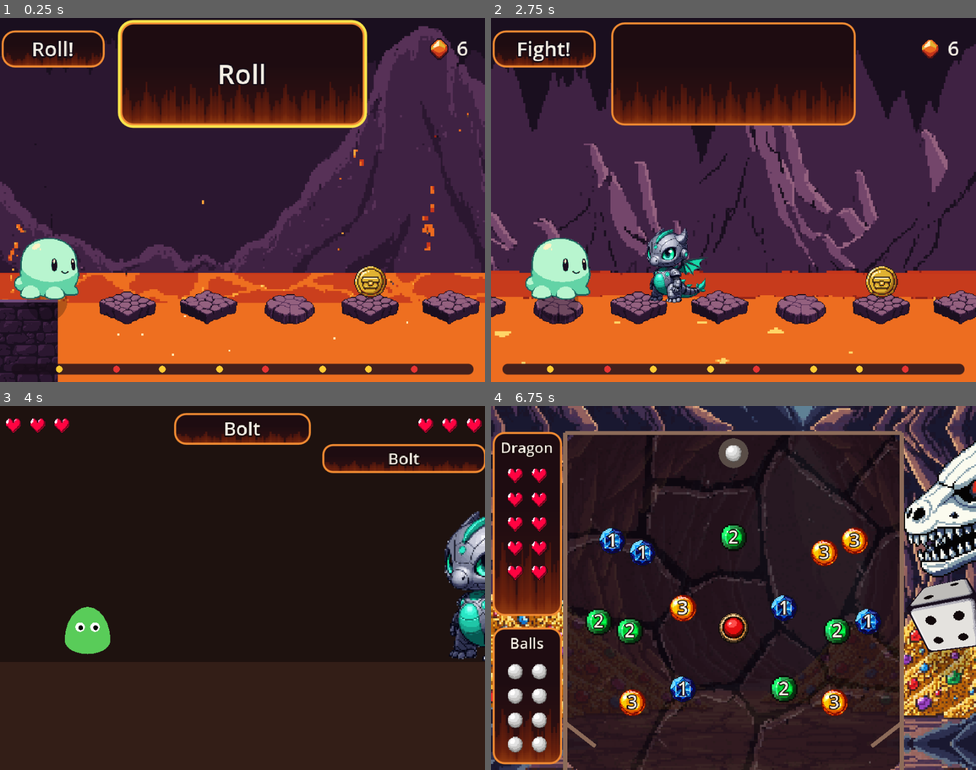
Above: before the commit, frames 1-4 (two rows, left to right).
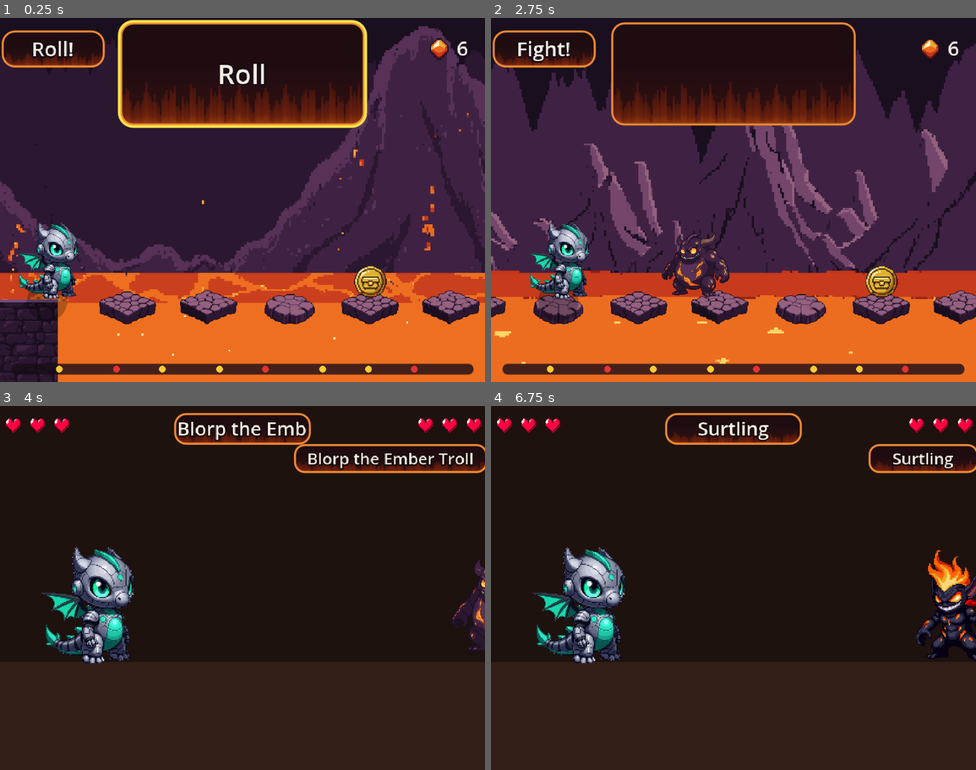
Above: after the commit, the same moments.

Repository: OmegaSyrus/Acorn-Mathematics
Game: Godot game, scene res://tools/stills/screens.tscn
The game is run twice, just before and just after one commit, with the same random seed, the same clock (stepped at 60 frames per second) and the same inputs. This scene is started directly instead of the project's main scene.
Inputs (mouse positions are in pixels of both pictures, inside the frame that each line leads up to):
- Up to frame 1 (0.25 s): no input
- Up to frame 2 (2.75 s): tap Enter at 0.5 s; move the mouse to (840, 181) at 0.52 s; hold Right (move_right) 0.53-1.25 s; tap Space (pick) at 0.6 s; click (840, 181) at 0.67 s; drag from (636, 218) to (709, 272) at 1.27 s; move the mouse to (782, 119) at 2.02 s; hold Right (move_right) from 2.03 s (still down); tap Y at 2.1 s
- Up to frame 3 (4 s): release Right (move_right) at 2.75 s; drag from (218, 660) to (97, 533) at 2.77 s; move the mouse to (388, 642) at 3.52 s; hold Left (move_left) from 3.53 s (still down); tap Backspace at 3.6 s
- Up to frame 4 (6.75 s): release Left (move_left) at 4.25 s; drag from (588, 533) to (660, 497) at 4.27 s; move the mouse to (757, 588) at 5.02 s; hold Escape (back) 5.03-5.75 s; tap R (repeat) at 5.1 s; click (757, 588) at 5.17 s; drag from (660, 497) to (636, 606) at 5.77 s; move the mouse to (840, 569) at 6.52 s; hold Up (move_up) from 6.53 s (still down); tap Enter at 6.6 s

The runs differ from the first frame. In frame 1, 2.1% of the frame differs, in the area x 2-17%, y 56-78%; in frame 2, 4.2%; in frame 3, 7.6%; in frame 4, 41%, in the area x 0-100%, y 0-100%.

Commit message:
Robot dragon is the hero; Blorp is back; Lava Caves enemies
- The robot dragon replaces the slime on the crossing (facing right, hop
  done as squash, stretch and tilt of one sprite) and in combat
- Blorp is the crossing enemy again; Surtling and Craggy the Stone Troll
  take the other two monster spaces
- New PixelLab art: Craggy, Surtling, the Surtling Chief miniboss, and a
  mimic chest, all wired into the fight screen
- The enemy name box grows to fit the name
- screens.tscn saves a combat still for each Lava Caves fighter

Co-Authored-By: Claude Opus 5.5 <noreply@anthropic.com>
Claude-Session: https://claude.ai/code/session_014STuJBJdmAYeghoR3d6snc

Diff:
--- a/content/areas/lava_scroll.json
+++ b/content/areas/lava_scroll.json
@@ -9,12 +9,12 @@
   "chest_gems": [2, 4],
   "spaces": [
     { "at": 4, "type": "chest" },
-    { "at": 9, "type": "monster", "monster": "bolt" },
+    { "at": 9, "type": "monster", "monster": "blorp" },
     { "at": 13, "type": "chest" },
     { "at": 18, "type": "chest" },
-    { "at": 22, "type": "monster", "monster": "bolt" },
+    { "at": 22, "type": "monster", "monster": "surtling" },
     { "at": 27, "type": "chest" },
     { "at": 31, "type": "chest" },
-    { "at": 35, "type": "monster", "monster": "bolt" }
+    { "at": 35, "type": "monster", "monster": "craggy" }
   ]
 }
--- a/game/fight/fight_screen.gd
+++ b/game/fight/fight_screen.gd
@@ -28,20 +28,24 @@
 const SHIELD_GAP := 160.0
 
 const INK := Color(0.96, 0.94, 0.9)
-## Monster art and the scale it is drawn at. Bolt is drawn at twice its
-## pixel size so its pixels stay square.
+## Monster art and the scale it is drawn at.
 const MONSTER_ART := {
-	"bolt": ["res://art/lava/robodragon.png", 2.0],
 	"blorp": ["res://art/lava/blorp-idle.png", 0.95],
-	"craggy": ["res://art/lava/blorp-idle-alt.png", 0.95],
+	"craggy": ["res://art/lava/craggy.png", 1.0],
+	"surtling": ["res://art/lava/surtling.png", 1.4],
+	"mimic": ["res://art/lava/mimic.png", 1.4],
+	"lava_miniboss": ["res://art/lava/surtling-chief.png", 1.05],
 }
+## The hero: the robot dragon, facing the monster on the right.
+const HERO_TEX := preload("res://art/lava/robodragon.png")
+const HERO_ART_SCALE := 1.5
 const HEART_TEX := preload("res://art/ui/heart.png")
 const HEART_EMPTY_TEX := preload("res://art/ui/heart-empty.png")
 const SHIELD_TEX := preload("res://art/ui/shield.png")
 const SHIELD_ART_SCALE := 1.2
-const NAME_BOX := Rect2(600, 58, 240, 40)
+const NAME_RIGHT := 842.0   # the name box hugs the right edge of the safe area
+const NAME_Y := 58.0
 const MONSTER_COLORS := {
-	"bolt": Color(0.5, 0.55, 0.6),
 	"blorp": Color(0.85, 0.35, 0.12),
 	"craggy": Color(0.5, 0.48, 0.45),
 	"mimic": Color(0.55, 0.33, 0.12),
@@ -276,8 +280,11 @@
 	_draw_hearts(Vector2(140, 30), fight.hero_hearts, 3)
 	_draw_hearts(Vector2(824 - 36 * (fight.monster_max_hearts - 1), 30), fight.monster_hearts, fight.monster_max_hearts)
 	# the enemy's name in a fiery box, top right under its hearts
-	RoundBox.fire(self, NAME_BOX, _t, 14.0)
-	_outlined(font, NAME_BOX.position + Vector2(0, 29), Monsters.name_of(fight.monster_id), NAME_BOX.size.x, 24)
+	var name := Monsters.name_of(fight.monster_id)
+	var w := maxf(160.0, font.get_string_size(name, HORIZONTAL_ALIGNMENT_LEFT, -1, 24).x + 36.0)
+	var box := Rect2(NAME_RIGHT - w, NAME_Y, w, 40)
+	RoundBox.fire(self, box, _t, 14.0)
+	_outlined(font, box.position + Vector2(0, 29), name, box.size.x, 24)
 	_draw_target(font)
 	_draw_hero(HERO_POS + Vector2(hero_dx, hero_sink * 90.0))
 	_draw_monster(font)
@@ -353,25 +360,19 @@
 		draw_texture(HEART_TEX if i < have else HEART_EMPTY_TEX, c - Vector2(16, 16))
 
 
+## The robot dragon: it breathes while idle, flashes red when hit and
+## squashes down when it collapses.
 func _draw_hero(base: Vector2) -> void:
 	var alpha := 1.0 - hero_sink * 0.7
-	var body := Color(0.35, 0.8, 0.35, alpha).lerp(Color(1, 0.3, 0.3, alpha), hero_flash)
-	var pts := PackedVector2Array()
-	var squash := 1.0 - hero_sink * 0.5
-	for s in 24:
-		var a := TAU * s / 24.0
-		var p := Vector2(cos(a) * 34.0 * (2.0 - squash), sin(a) * 50.0 * squash)
-		if p.y > 0:
-			p.y *= 0.4
-		pts.append(base + Vector2(0, -24) + p)
-	draw_colored_polygon(pts, body)
-	draw_circle(base + Vector2(-11, -44 * squash), 7.0, Color(1, 1, 1, alpha))
-	draw_circle(base + Vector2(11, -44 * squash), 7.0, Color(1, 1, 1, alpha))
-	draw_circle(base + Vector2(-10, -43 * squash), 3.5, Color(0, 0, 0, alpha))
-	draw_circle(base + Vector2(12, -43 * squash), 3.5, Color(0, 0, 0, alpha))
+	var tint := Color.WHITE.lerp(Color(1.6, 0.5, 0.5), hero_flash)
+	tint.a = alpha
+	var breathe := sin(_t * 2.4) * 0.02
+	var size := HERO_TEX.get_size() * HERO_ART_SCALE * Vector2(1.0 + hero_sink * 0.3, (1.0 + breathe) * (1.0 - hero_sink * 0.5))
+	var feet := base + Vector2(0, 12)
+	draw_texture_rect(HERO_TEX, Rect2(feet - Vector2(size.x / 2.0, size.y), size), false, tint)
 	# the hero's shield, raised while the child decides
 	if shields_shown and not revealed:
-		draw_texture_rect(SHIELD_TEX, Rect2(base + Vector2(22, -78), SHIELD_TEX.get_size() * 0.5), false)
+		draw_texture_rect(SHIELD_TEX, Rect2(base + Vector2(52, -100), SHIELD_TEX.get_size() * 0.55), false)
 
 
 func _draw_monster(font: Font) -> void:
--- a/game/scroll_screen.gd
+++ b/game/scroll_screen.gd
@@ -38,11 +38,25 @@
 const HOP_S := 0.34
 const INK := Color(0.96, 0.94, 0.9)
 const DARK := Color(0.07, 0.04, 0.08)
-## Monster art and the scale it is drawn at on the crossing. Bolt's art is
-## drawn at its own size, pixel for pixel.
-const MONSTER_ART := {"bolt": ["robodragon", 1.0], "blorp": ["blorp-idle", 0.625], "craggy": ["blorp-idle-alt", 0.625]}
+## Monster art and the scale it is drawn at on the crossing.
+const MONSTER_ART := {
+	"blorp": ["blorp-idle", 0.625],
+	"craggy": ["craggy", 0.625],
+	"surtling": ["surtling", 0.8],
+}
+## The hero is the robot dragon (2026-10-29: it replaced the slime). It has
+## one sprite; the hop is squash, stretch and tilt done here, per frame
+## name: [scale x, scale y, tilt in radians].
+const HERO_POSE := {
+	"idle-0": [1.0, 1.0, 0.0],
+	"idle-1": [1.015, 0.985, 0.0],
+	"blink": [1.0, 1.0, 0.0],
+	"hop-squash": [1.16, 0.82, 0.0],
+	"hop-stretch": [0.9, 1.12, -0.08],
+	"hop-air": [1.0, 1.04, -0.14],
+}
 ## Event rocks wear a marker (yellow treasure, red enemy) from the start; what
-## is on them stays hidden until the slime lands there. false hides the
+## is on them stays hidden until the dragon lands there. false hides the
 ## markers too, so every rock looks the same until it is reached.
 const MARKERS_AHEAD := true
 const MARKER_Y := WATER_Y - 60.0
@@ -69,7 +83,7 @@
 var rock_sink := 0.0
 var beaten := {}       # monster spaces beaten this attempt
 var dropped := {}      # event spaces hopped past: 0..1 as their marker falls into the lava
-var revealed := -1     # the event space the slime is on, its contents shown
+var revealed := -1     # the event space the dragon is on, its contents shown
 var reveal := 0.0      # 0..1 pop-in of the revealed chest or monster
 var lid_open := false
 var opening := -1      # chest space whose gems are flying
@@ -98,8 +112,7 @@
 
 func _ready() -> void:
 	for f in ["strip", "marker-treasure", "marker-enemy", "tile-wall-basalt", "rock-1", "rock-2", "rock-3", "chest-closed", "chest-open", "gem",
-			"robodragon", "blorp-idle", "blorp-idle-alt", "slime-idle-0", "slime-idle-1", "slime-blink", "slime-hop-squash",
-			"slime-hop-stretch", "slime-hop-air"]:
+			"robodragon", "blorp-idle", "craggy", "surtling"]:
 		tex[f] = load(ART + f + ".png")
 	world = Node2D.new()
 	world.texture_repeat = CanvasItem.TEXTURE_REPEAT_ENABLED
@@ -261,7 +274,7 @@
 
 # --- animations ------------------------------------------------------------
 
-## The slime hops rock by rock, each hop counted, with a squash before the
+## The dragon hops rock by rock, each hop counted, with a squash before the
 ## jump, a stretch on the way up and a small bounce on landing.
 func _hop_along(from: int, to: int) -> void:
 	revealed = -1
@@ -301,8 +314,8 @@
 	hero_frame = "idle-0"
 
 
-## Treasures and enemies the slime hopped over are gone: their markers tip
-## and fall into the lava once the slime has passed them.
+## Treasures and enemies the dragon hopped over are gone: their markers tip
+## and fall into the lava once the dragon has passed them.
 func _drop_passed(from: int, to: int) -> void:
 	var passed := []
 	for i in range(from + 1, to):
@@ -317,7 +330,7 @@
 	await create_tween().tween_method(fall, 0.0, 1.0, 0.6).set_ease(Tween.EASE_IN).set_trans(Tween.TRANS_QUAD).finished
 
 
-## A wrong rock: it tips into the lava and the slime sinks with a blorp.
+## A wrong rock: it tips into the lava and the dragon sinks with a blorp.
 func _sink(space: int) -> void:
 	sink_space = space
 	Beeper.blorp()
@@ -472,7 +485,7 @@
 	return tex["strip"].get_width() * STRIP_SCALE
 
 
-## Keeps the slime near the left so the next five rocks are on screen.
+## Keeps the dragon near the left so the next five rocks are on screen.
 func _cam_target() -> float:
 	return clampf(hero_x - HERO_SCREEN_X, 0.0, _world_w() - 960.0)
 
@@ -521,19 +534,19 @@
 		world.draw_set_transform(at, fall * 1.2, Vector2.ONE * (1.0 - fall * 0.4))
 		world.draw_texture_rect(m, Rect2(-ms / 2.0, ms), false, Color(1, 1, 1, 1.0 - fall * fall))
 		world.draw_set_transform(Vector2.ZERO)
-	# the slime
+	# the dragon
 	_draw_hero()
-	# the monster on the rock just reached, beside the slime and facing it
+	# the monster on the rock just reached, beside the dragon and facing it
 	if revealed >= 0 and _event_at(revealed) == "monster":
 		var s := run.space_at(revealed)
-		var art: Array = MONSTER_ART.get(s["monster"], MONSTER_ART["bolt"])
+		var art: Array = MONSTER_ART.get(s["monster"], MONSTER_ART["blorp"])
 		var t: Texture2D = tex[art[0]]
 		var size: Vector2 = t.get_size() * float(art[1]) * _pop()
 		var breathe := sin(_t * 2.0) * 2.0
 		var c := Vector2(_space_x(revealed) + 84, FEET_Y + 6)
-		# the art faces right; a negative width mirrors it to face the slime
+		# the art faces right; a negative width mirrors it to face the dragon
 		world.draw_texture_rect(t, Rect2(c + Vector2(size.x / 2, -size.y - breathe), Vector2(-size.x, size.y + breathe)), false)
-	# the chest on the rock just reached, in front of the slime so it stays in view
+	# the chest on the rock just reached, in front of the dragon so it stays in view
 	if revealed >= 0 and run.space_at(revealed).get("type") == "chest":
 		var t: Texture2D = tex["chest-open" if lid_open else "chest-closed"]
 		var size := t.get_size() * CHEST_SCALE * _pop()
@@ -567,7 +580,7 @@
 
 
 func _draw_hero() -> void:
-	var t: Texture2D = tex["slime-" + hero_frame]
+	var t: Texture2D = tex["robodragon"]
 	var feet := Vector2(hero_x, FEET_Y - hero_lift + hero_sink * 120.0)
 	var pos := feet - Vector2(t.get_width() / 2.0, t.get_height())
 	if hero_sink > 0.0:
@@ -579,7 +592,11 @@
 					Color(1.0, 0.85, 0.4, (1.0 - ph) * minf(1.0, hero_sink * 3.0)))
 	else:
 		world.draw_circle(Vector2(hero_x, FEET_Y + 2), 30.0 - hero_lift * 0.25, Color(0, 0, 0, 0.25))
-		world.draw_texture(t, pos)
+		# squash, stretch and tilt about the feet
+		var pose: Array = HERO_POSE.get(hero_frame, HERO_POSE["idle-0"])
+		world.draw_set_transform(feet, pose[2], Vector2(pose[0], pose[1]))
+		world.draw_texture(t, Vector2(-t.get_width() / 2.0, -t.get_height()))
+		world.draw_set_transform(Vector2.ZERO)
 
 
 ## Draws only the part of a sprite above the lava line, so it sinks into it.
--- a/logic/fight/monsters.gd
+++ b/logic/fight/monsters.gd
@@ -18,13 +18,11 @@
 const MIMIC_TELLS := ["lid_twitch", "tongue_tip", "tooth_latch"]
 
 const ROSTER := {
-	# Bolt, the cute robot dragon (2026-10-29): the Lava Caves crossing enemy.
-	"bolt": {"name": "Bolt", "hearts": 3, "role": "monster"},
 	"blorp": {"name": "Blorp the Ember Troll", "hearts": 3, "role": "monster"},
-	# Craggy is here as the 4-heart test case; which area he lives in is not decided.
-	"craggy": {"name": "Craggy", "hearts": 4, "role": "monster"},
+	"craggy": {"name": "Craggy the Stone Troll", "hearts": 4, "role": "monster"},
+	"surtling": {"name": "Surtling", "hearts": 3, "role": "monster"},
 	"mimic": {"name": "Mimic", "hearts": 3, "role": "mimic"},
-	"lava_miniboss": {"name": "Lava Caves miniboss", "hearts": 3, "role": "miniboss"},
+	"lava_miniboss": {"name": "Surtling Chief", "hearts": 3, "role": "miniboss"},
 }
 
 
--- a/tools/stills/screens.gd
+++ b/tools/stills/screens.gd
@@ -1,4 +1,5 @@
-## Saves one still of each play screen (lava walk, combat, boss fight) at
+## Saves one still of each play screen (lava walk, combat with each
+## Lava Caves fighter, boss fight) at
 ## Acorn, for sharing looks after an art pass.
 ##   xvfb-run godot --path . --rendering-driver opengl3 res://tools/stills/screens.tscn -- --out=/tmp/shots
 extends Node2D
@@ -51,15 +52,17 @@
 	s.queue_free()
 	await _frames(2)
 
-	var f := FightScreen.new()
-	f.setup(SeededRng.new(78), 1, "bolt")
-	stage.add_child(f)
-	while not f.choice.active:
-		await _frames(1)
-	await _frames(20)
-	_shot("combat")
-	f.queue_free()
-	await _frames(2)
+	# combat against each Lava Caves fighter; the duel is the miniboss
+	for id in ["blorp", "surtling", "craggy", "mimic", "lava_miniboss"]:
+		var f := FightScreen.new()
+		f.setup(SeededRng.new(78), 1, id, false, id == "lava_miniboss")
+		stage.add_child(f)
+		while not f.choice.active:
+			await _frames(1)
+		await _frames(20)
+		_shot("combat" if id == "blorp" else "combat-" + id)
+		f.queue_free()
+		await _frames(2)
 
 	var b := BounceScreen.new()
 	b.setup(SeededRng.new(11), 1)
Binary file added: art/lava/craggy.png
Binary file added: art/lava/mimic.png
Binary file added: art/lava/surtling-chief.png
Binary file added: art/lava/surtling.png
